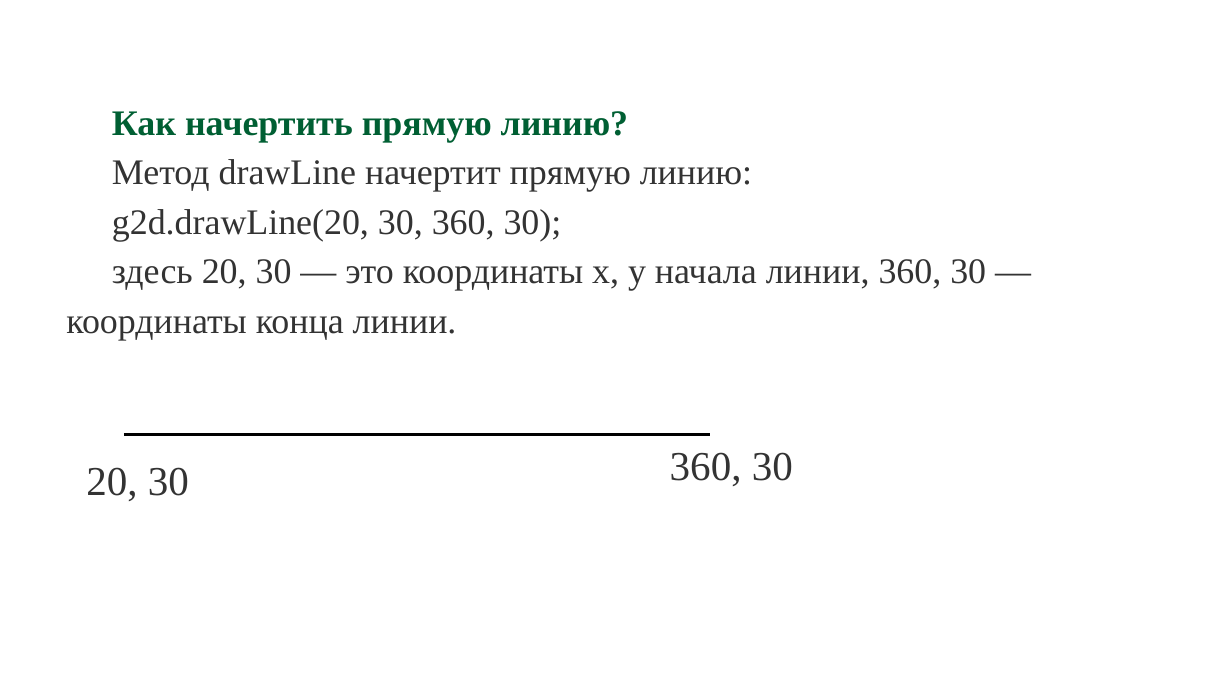
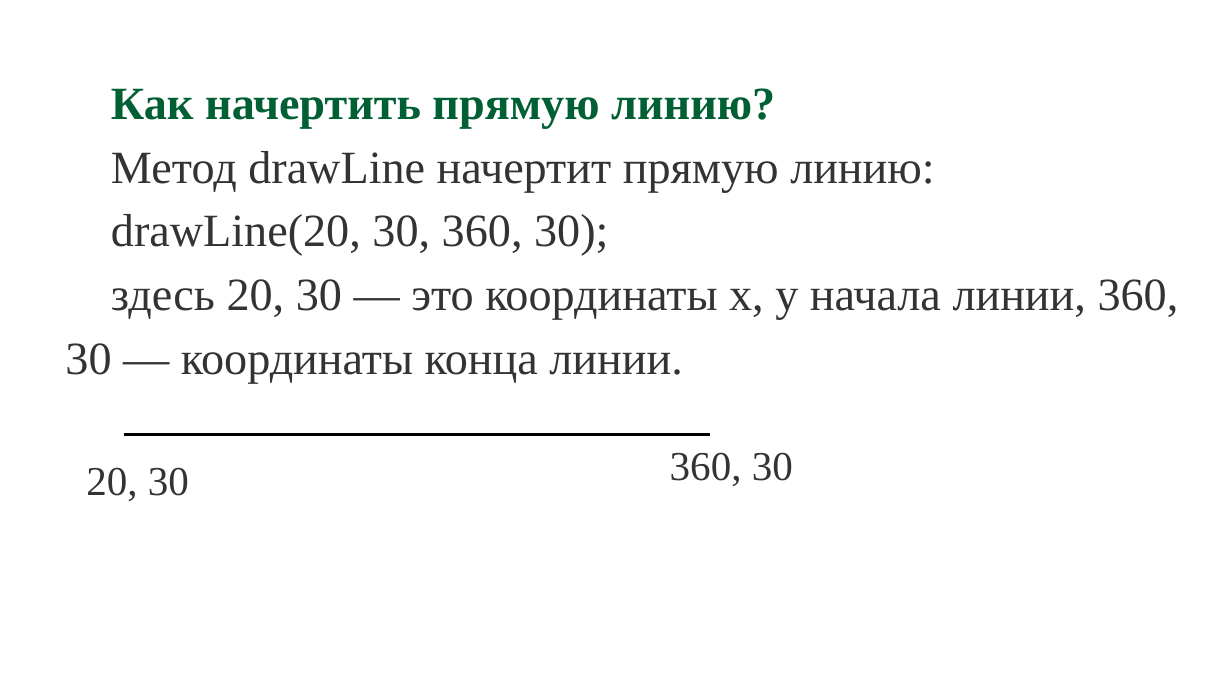
Before and after one commit to svetlanadegteva/presentation, a slide deck: slide 5 of модуль 1/Графика.pptx (slide 4 before the commit). Drawn at 1232x693 pixels with LibreOffice and Linux fonts; fonts in the diff are those of the drawing. Boxes give left, top, right and bottom in pixels: in the first picture for what was removed or moved away, otherwise in the second. Text is boxed around its words. In the diff, an @@ line names an element or a change of style, - is before the commit and + after.

```diff
--- a/модуль 1/Графика.pptx
+++ b/модуль 1/Графика.pptx
@@ text "Как начертить прямую линию?": place and size @@
-text "Как начертить прямую линию?" at [66, 111, 986, 341]
+text "Как начертить прямую линию?" at [65, 88, 1179, 383]
@@ text at [65, 88, 1179, 383]: size 28 to 36 pt in "Как начертить прямую линию?", "Метод drawLine начертит прямую линию:", "здесь 20, 30 — это координаты x, ..." @@
@@ text at [111, 214, 608, 256]: text changed; size 28 to 36 pt @@
-g2d.drawLine(20, 30, 360, 30);
+drawLine(20, 30, 360, 30);
```
Also in this commit, not shown: 3 other slides changed, 1 slide added.
